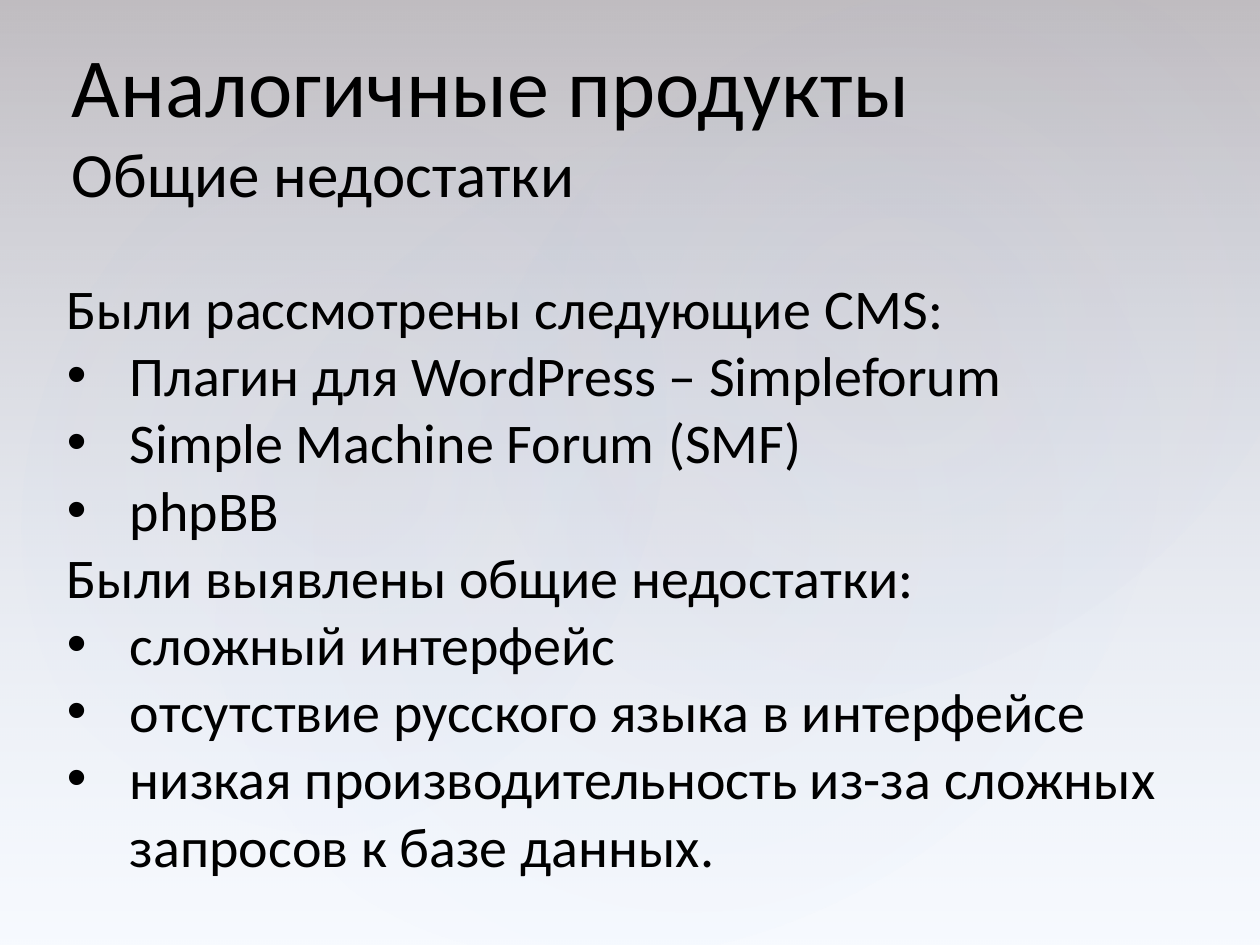
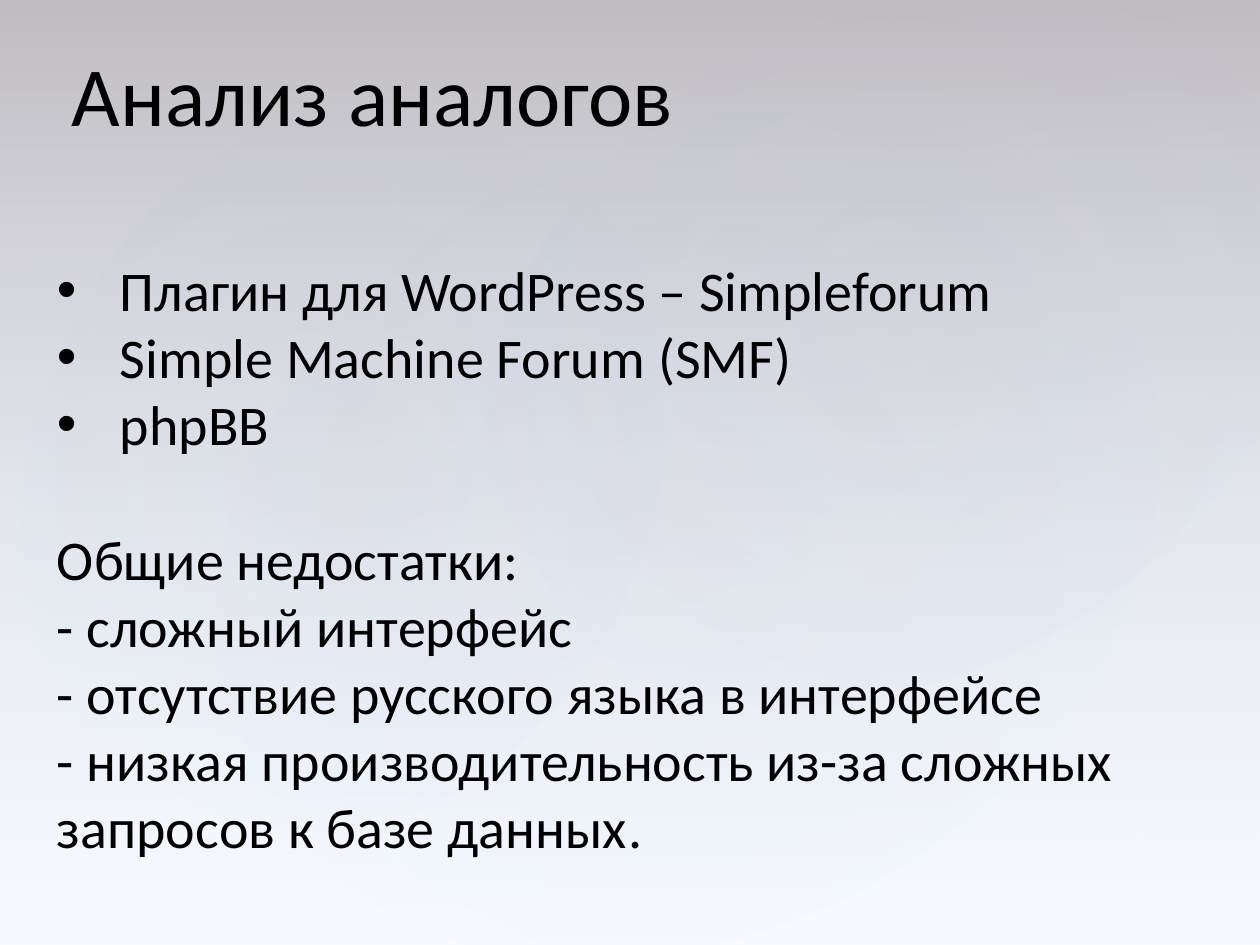
Before and after one commit to serpikovs/in40, a slide deck: slide 3 of !docs/Presentation (Serpikov).pptx. Drawn at 1260x945 pixels with LibreOffice and Linux fonts; fonts in the diff are those of the drawing. Boxes give left, top, right and bottom in pixels: in the first picture for what was removed or moved away, otherwise in the second. Text is boxed around its words. In the diff, an @@ line names an element or a change of style, - is before the commit and + after.

```diff
--- a/!docs/Presentation (Serpikov).pptx
+++ b/!docs/Presentation (Serpikov).pptx
@@ text removed at [72, 63, 909, 208] @@
-Аналогичные продукты
-Общие недостатки
@@ text added at [72, 72, 673, 127], 48 pt, text #000000 @@
+Анализ аналогов
@@ text "Плагин для WordPress – Simpleforum": place and size @@
-text "Плагин для WordPress – Simpleforum" at [67, 292, 1155, 877]
+text "Плагин для WordPress – Simpleforum" at [57, 272, 1112, 858]
@@ text at [67, 292, 943, 339]: paragraph removed @@
-Были рассмотрены следующие CMS:
@@ text at [57, 542, 1112, 858]: text changed @@
-Были выявлены общие недостатки:
-• сложный интерфейс
-• отсутствие русского языка в интерфейсе
-• низкая производительность из-за сложных запросов к базе данных.
+Общие недостатки:
+- сложный интерфейс
+- отсутствие русского языка в интерфейсе
+- низкая производительность из-за сложных запросов к базе данных.
```
Also in this commit, not shown: 2 other slides changed, 4 other files.
